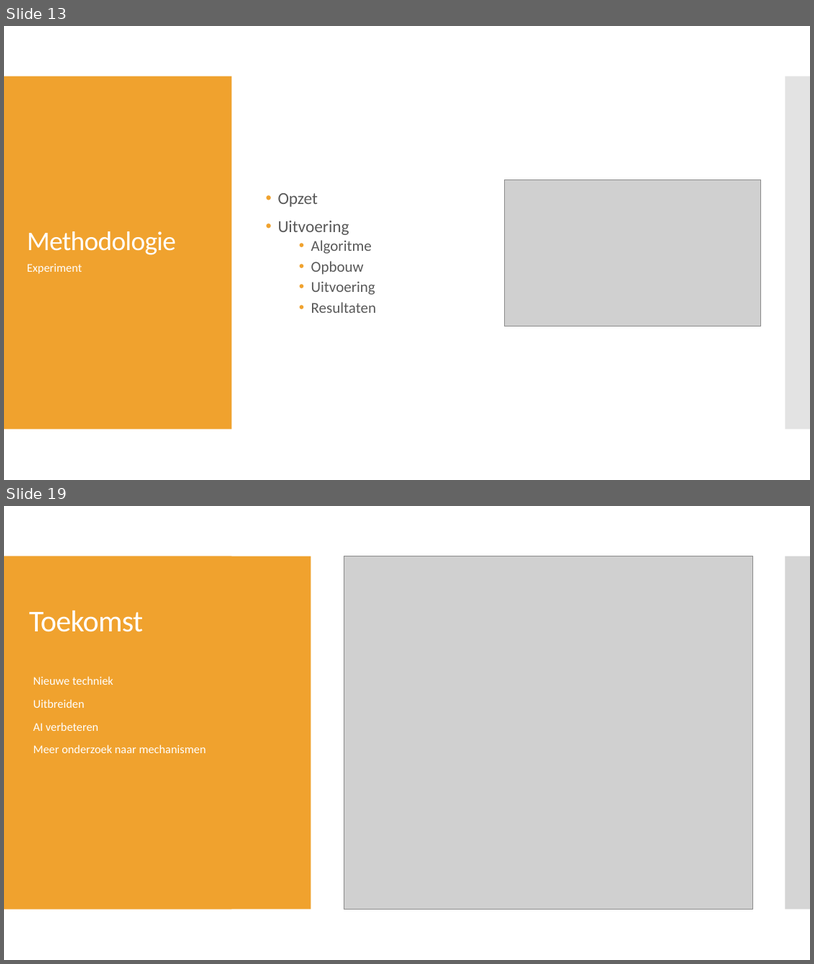
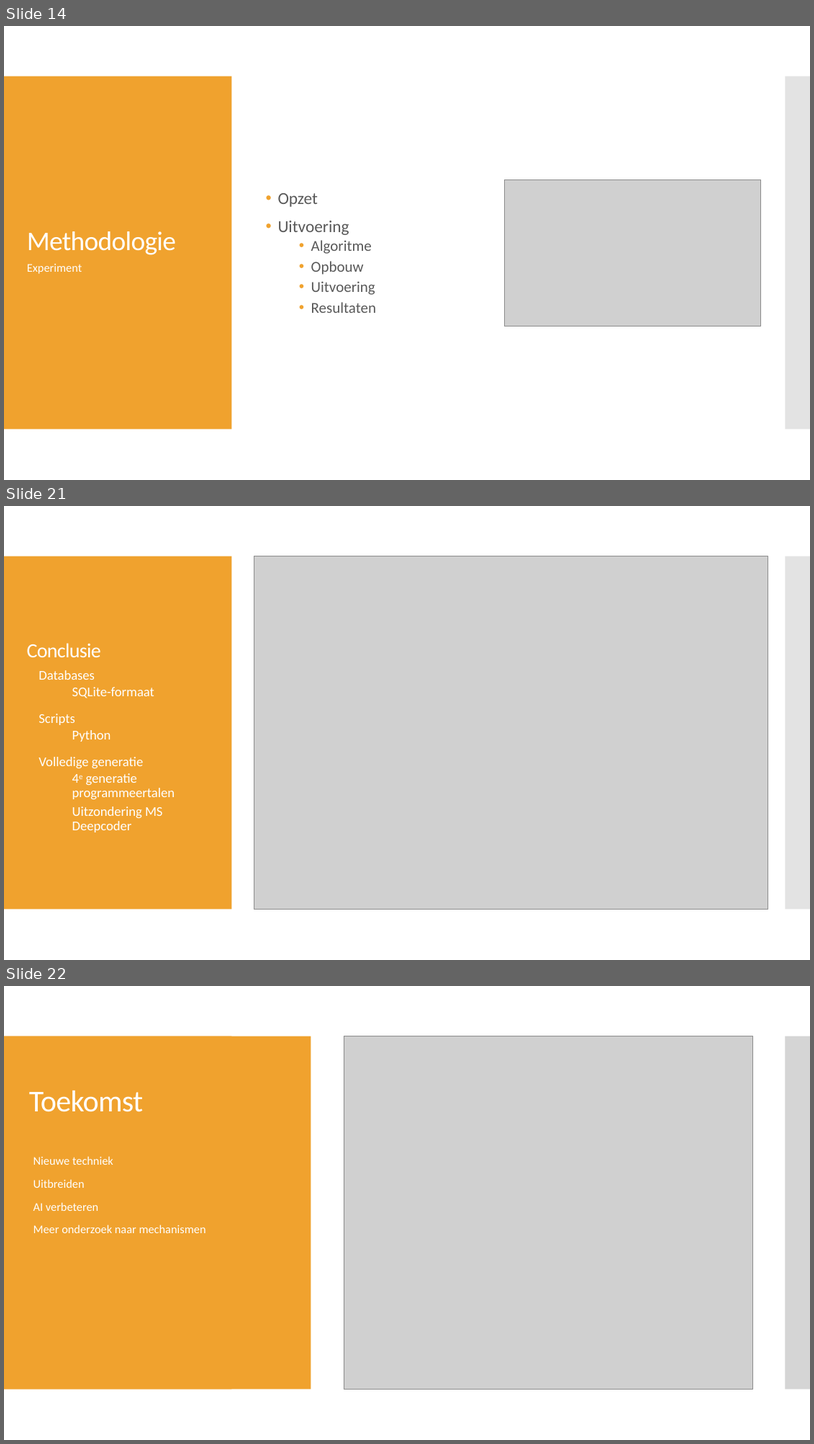
Before and after one commit to PrebenLeroy/bachelorproef, a slide deck: BP verdediging.pptx. Shown one above the other, each under a label of ours: slides 13 and 19 before the commit, slides 14, 21 and 22 after it; the slides between them are not shown. The pictures are 814x964 and 814x1444 pixels, drawn with LibreOffice and Linux fonts; fonts in the diff are those of the drawing; grey boxes stand for pictures. Boxes give left, top, right and bottom in pixels: in the first picture for what was removed or moved away, otherwise in the second. Text is boxed around its words. In the diff, an @@ line names an element or a change of style, - is before the commit and + after.

```diff
--- a/BP verdediging.pptx
+++ b/BP verdediging.pptx
@@ slide 21 added at [4,506,810,960], background #FFFFFF; not listed: 2 template elements that a slide beside it also shows @@
@@ picture added at [254,556,768,909] @@
@@ title added at [27,643,101,657], 24 pt, text #FFFFFF @@
+Conclusie
@@ text added at [39,670,175,832], 16 pt, text #FFFFFF @@
+• Databases
+  • SQLite-formaat
+• Scripts
+  • Python
+• Volledige generatie
+  • 4e generatie programmeertalen
+  • Uitzondering MS Deepcoder
@@ what was slide 13 is now slide 14 @@
@@ what was slide 19 is now slide 22 @@
```
Also in this commit, not shown: 10 slides changed, 3 other slides added, 1 slide removed.
